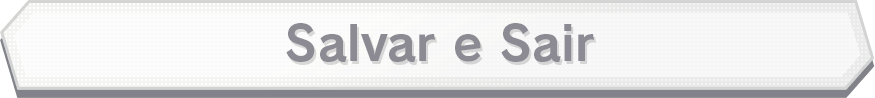
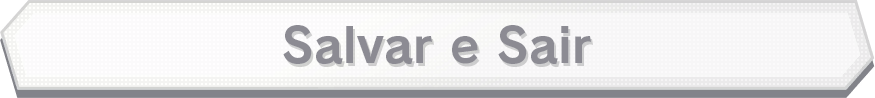
Layered file, before and after one edit (875x98). Changes by layer:
added layer "Salvar e Sair V2 Centralizado" above "Salvar e Sair" over [283, 25, 591, 64]
hid "Salvar e Sair" over [286, 23, 594, 62]
